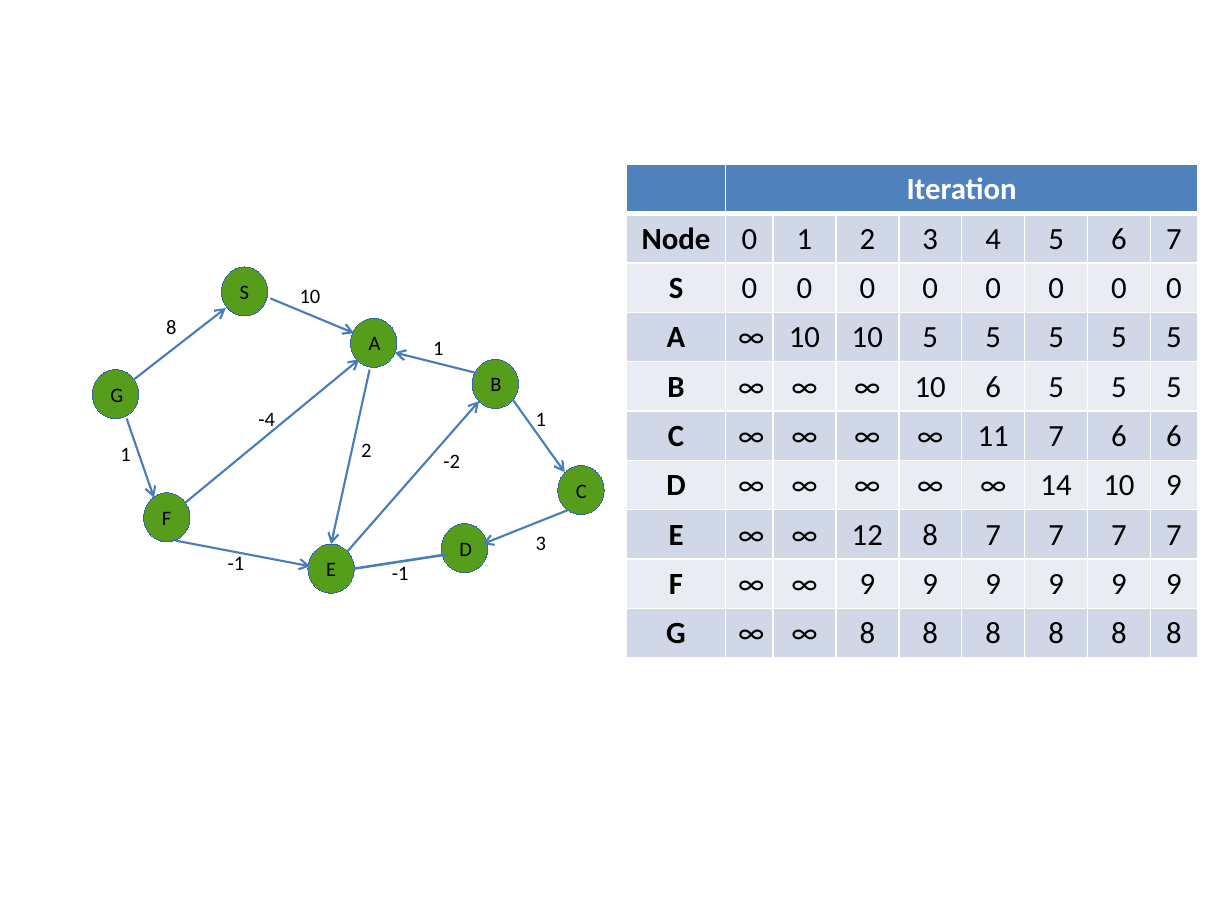
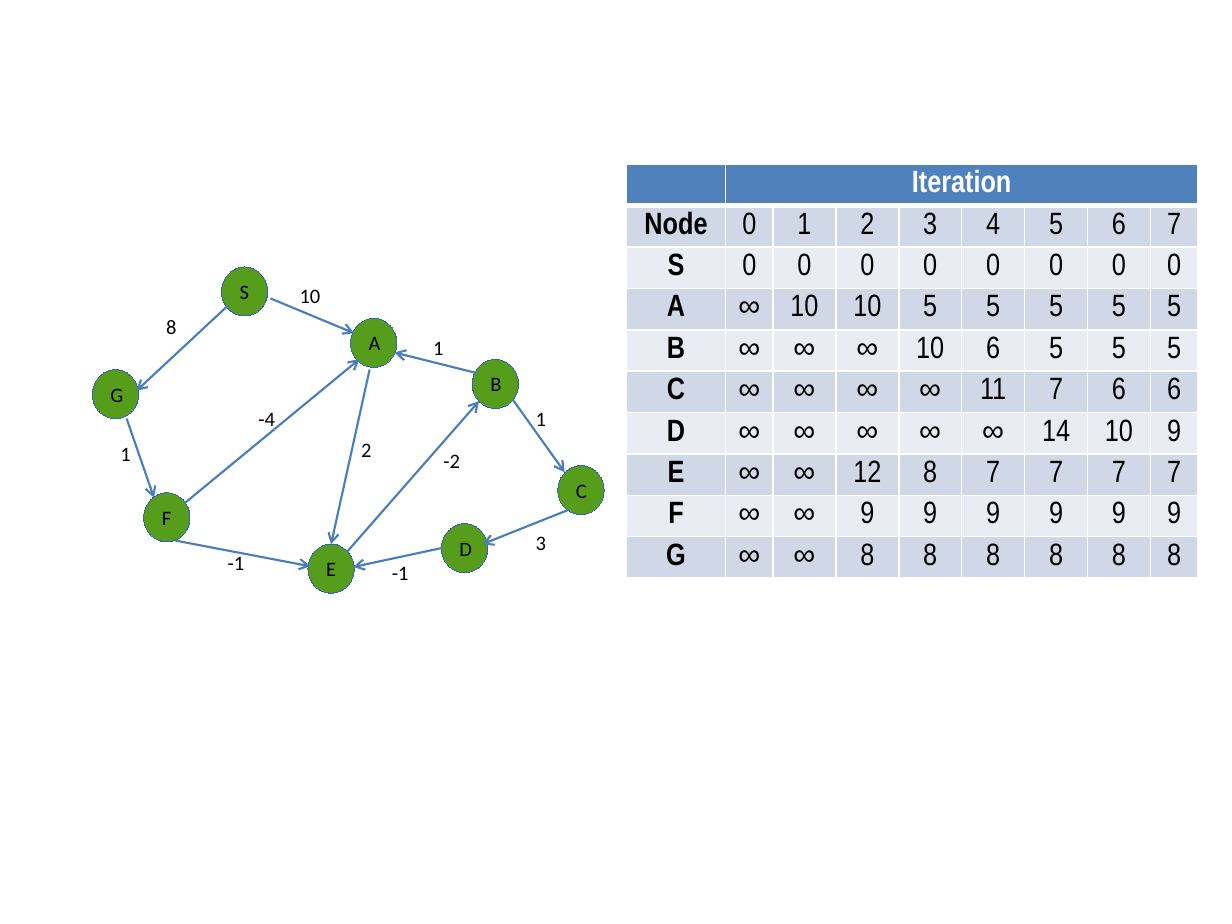
Before and after one commit to kadir4172/formation_control, a slide deck: slide 8 of Tez Çizimleri.pptx. Drawn at 1232x924 pixels with LibreOffice and Linux fonts; fonts in the diff are those of the drawing. Boxes give left, top, right and bottom in pixels: in the first picture for what was removed or moved away, otherwise in the second. Text is boxed around its words. In the diff, an @@ line names an element or a change of style, - is before the commit and + after.

```diff
--- a/Tez Çizimleri.pptx
+++ b/Tez Çizimleri.pptx
@@ table at [626,164,1196,657] @@
@@ font Calibri to Arial Narrow @@
@@ arrow moved from (133, 379) - (225, 308) to (228, 306) - (137, 391) @@
@@ line moved from (355, 569) - (447, 554) to (441, 548) - (354, 567) @@
@@ line (441, 548) - (354, 567): line to arrow; stroke #4B7EBC 1.5 pt to #4B7EBC 1.25 pt @@
```
Also in this commit, not shown: 5 other slides changed, 26 other files.
